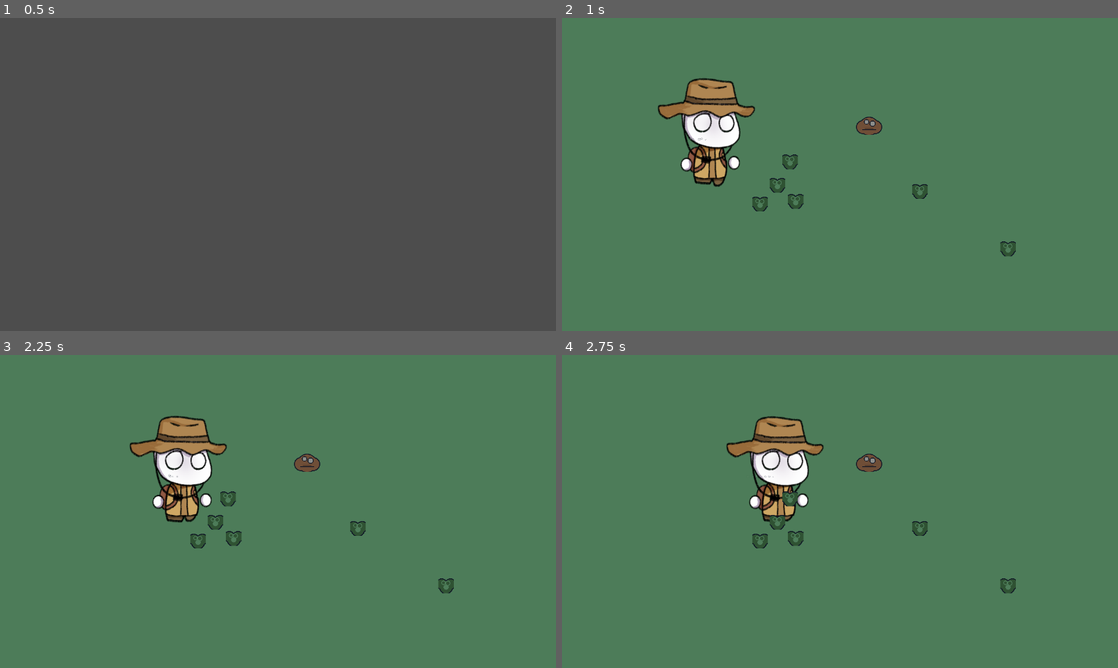
Above: before the commit, frames 1-4 (two rows, left to right).
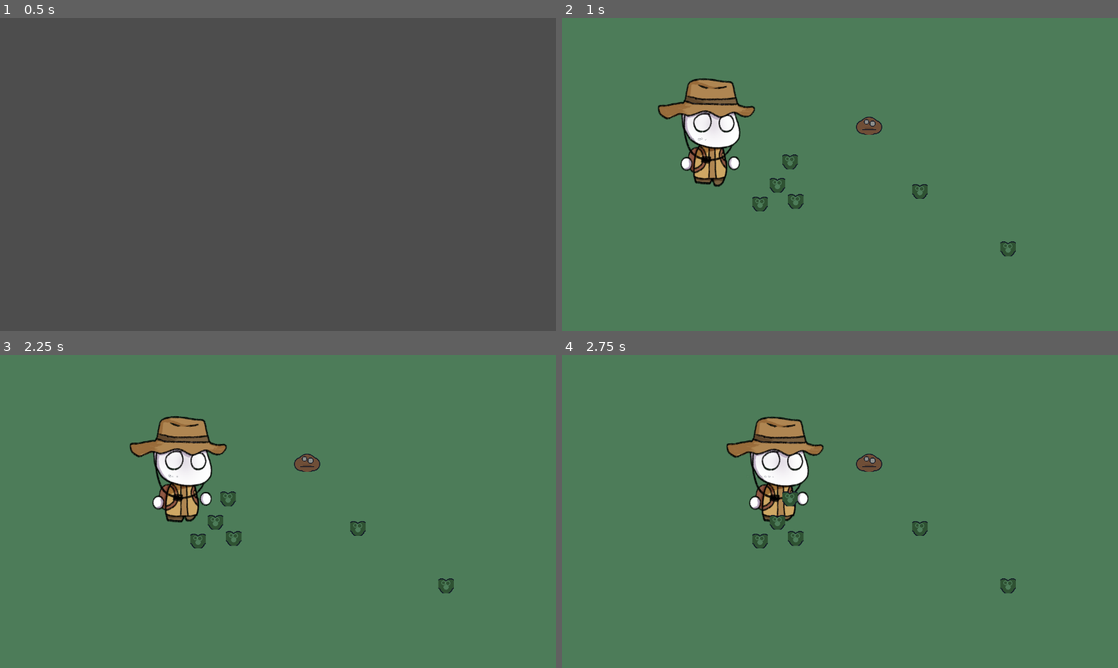
Above: after the commit, the same moments.

Repository: Akabim/arkeolog
Game: Godot game, scene res://src/core/main.tscn
Two runs of this game, one before a commit and one after it. Both use one fixed random seed, a clock stepped at 60 frames per second and the inputs below.
Inputs (mouse positions are in pixels of both pictures, inside the frame that each line leads up to):
- Up to frame 1 (0.5 s): no input
- Up to frame 2 (1 s): tap Enter (ui_accept) at 0.5, 0.77 s; move the mouse to (962, 158) at 0.52 s; hold D (move_right) from 0.53 s (still down); hold E (interact) from 0.53 s (still down); click (962, 158) at 0.67 s
- Up to frame 3 (2.25 s): release D (move_right) at 1.25 s; release E (interact) at 1.25 s; drag from (166, 527) to (444, 586) at 1.27 s; move the mouse to (333, 442) at 2.02 s; hold D (move_right) from 2.03 s (still down); tap Space at 2.1 s
- Up to frame 4 (2.75 s): keep holding D (move_right)

Frame 1 is identical in both runs. In frame 2, less than 0.1% of the frame differs, in the area x 21-32%, y 30-51%; in frame 3, 0.4%; in frame 4, 0.5%, in the area x 29-47%, y 19-54%.
Error in both runs: Invalid assignment of property or key 'texture' with value of type 'CompressedTexture2D' on a base object of type 'null instance'. (res://src/entities/player/p…

Commit message:
Animate hand swing alternately left/right and increase vertical bounce scale for high juiciness in walk animation

Diff:
--- a/src/entities/player/player.tscn
+++ b/src/entities/player/player.tscn
@@ -260,7 +260,7 @@
 "times": PackedFloat32Array(0, 0.125, 0.25, 0.375, 0.5),
 "transitions": PackedFloat32Array(1, 1, 1, 1, 1),
 "update": 0,
-"values": [Vector2(-126, -123), Vector2(-126, -129), Vector2(-126, -123), Vector2(-126, -123), Vector2(-126, -123)]
+"values": [Vector2(-126, -123), Vector2(-126, -130), Vector2(-126, -123), Vector2(-126, -123), Vector2(-126, -123)]
 }
 tracks/1/type = "value"
 tracks/1/imported = false
@@ -272,7 +272,7 @@
 "times": PackedFloat32Array(0, 0.125, 0.25, 0.375, 0.5),
 "transitions": PackedFloat32Array(1, 1, 1, 1, 1),
 "update": 0,
-"values": [Vector2(-129, -125), Vector2(-129, -125), Vector2(-129, -125), Vector2(-129, -131), Vector2(-129, -125)]
+"values": [Vector2(-129, -125), Vector2(-129, -125), Vector2(-129, -125), Vector2(-129, -132), Vector2(-129, -125)]
 }
 tracks/2/type = "value"
 tracks/2/imported = false
@@ -284,7 +284,7 @@
 "times": PackedFloat32Array(0, 0.125, 0.25, 0.375, 0.5),
 "transitions": PackedFloat32Array(1, 1, 1, 1, 1),
 "update": 0,
-"values": [Vector2(0, 0), Vector2(0, 2), Vector2(0, 0), Vector2(0, 2), Vector2(0, 0)]
+"values": [Vector2(0, 0), Vector2(0, 3), Vector2(0, 0), Vector2(0, 3), Vector2(0, 0)]
 }
 tracks/3/type = "value"
 tracks/3/imported = false
@@ -296,7 +296,7 @@
 "times": PackedFloat32Array(0, 0.125, 0.25, 0.375, 0.5),
 "transitions": PackedFloat32Array(1, 1, 1, 1, 1),
 "update": 0,
-"values": [Vector2(0, 0), Vector2(0, 3.5), Vector2(0, 0), Vector2(0, 3.5), Vector2(0, 0)]
+"values": [Vector2(0, 0), Vector2(0, 4.5), Vector2(0, 0), Vector2(0, 4.5), Vector2(0, 0)]
 }
 tracks/4/type = "value"
 tracks/4/imported = false
@@ -308,7 +308,7 @@
 "times": PackedFloat32Array(0, 0.125, 0.25, 0.375, 0.5),
 "transitions": PackedFloat32Array(1, 1, 1, 1, 1),
 "update": 0,
-"values": [Vector2(0, 0), Vector2(0, 4.5), Vector2(0, 0), Vector2(0, 4.5), Vector2(0, 0)]
+"values": [Vector2(0, 0), Vector2(0, 5.5), Vector2(0, 0), Vector2(0, 5.5), Vector2(0, 0)]
 }
 tracks/5/type = "value"
 tracks/5/imported = false
@@ -320,7 +320,7 @@
 "times": PackedFloat32Array(0, 0.125, 0.25, 0.375, 0.5),
 "transitions": PackedFloat32Array(1, 1, 1, 1, 1),
 "update": 0,
-"values": [Vector2(-124, -135), Vector2(-124, -133), Vector2(-124, -135), Vector2(-124, -133), Vector2(-124, -135)]
+"values": [Vector2(-124, -135), Vector2(-124, -138), Vector2(-124, -135), Vector2(-124, -131), Vector2(-124, -135)]
 }
 tracks/6/type = "value"
 tracks/6/imported = false
@@ -332,7 +332,7 @@
 "times": PackedFloat32Array(0, 0.125, 0.25, 0.375, 0.5),
 "transitions": PackedFloat32Array(1, 1, 1, 1, 1),
 "update": 0,
-"values": [Vector2(-131, -128), Vector2(-131, -126), Vector2(-131, -128), Vector2(-131, -126), Vector2(-131, -128)]
+"values": [Vector2(-131, -128), Vector2(-131, -124), Vector2(-131, -128), Vector2(-131, -132), Vector2(-131, -128)]
 }
 tracks/7/type = "value"
 tracks/7/imported = false
@@ -344,7 +344,19 @@
 "times": PackedFloat32Array(0, 0.125, 0.25, 0.375, 0.5),
 "transitions": PackedFloat32Array(1, 1, 1, 1, 1),
 "update": 0,
-"values": [Vector2(0, 0), Vector2(0, 3.5), Vector2(0, 0), Vector2(0, 3.5), Vector2(0, 0)]
+"values": [Vector2(0, 0), Vector2(-2, 4), Vector2(0, 0), Vector2(2, 4), Vector2(0, 0)]
+}
+tracks/8/type = "value"
+tracks/8/imported = false
+tracks/8/enabled = true
+tracks/8/path = NodePath("Visual/Tas:rotation")
+tracks/8/interp = 2
+tracks/8/loop_wrap = true
+tracks/8/keys = {
+"times": PackedFloat32Array(0, 0.125, 0.25, 0.375, 0.5),
+"transitions": PackedFloat32Array(1, 1, 1, 1, 1),
+"update": 0,
+"values": [0.0, -0.06, 0.0, 0.06, 0.0]
 }
 
 
